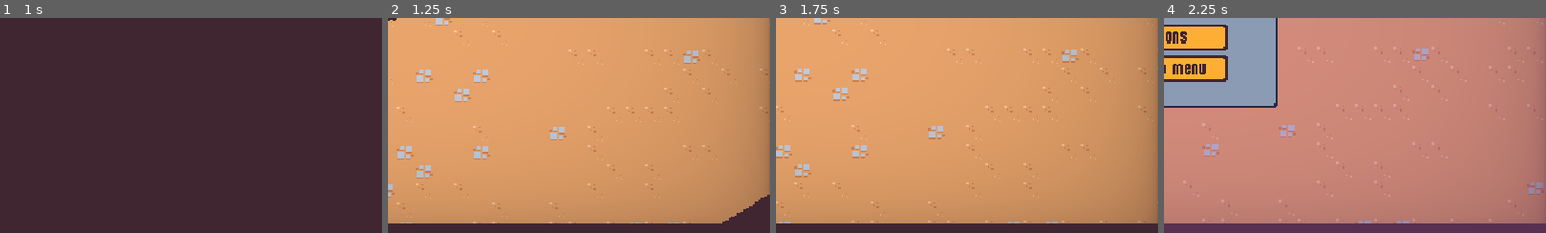
Above: before the commit, frames 1-4 (left to right).
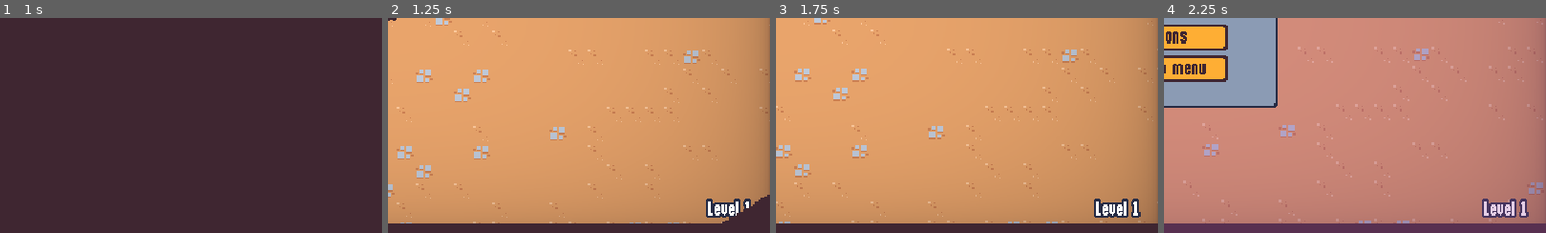
Above: after the commit, the same moments.

Repository: lluukinha/LucidDreamsSurvivor
Game: Godot game, scene res://scenes/ui/main_menu.tscn
Two runs of this game, one before a commit and one after it. Both use one fixed random seed, a clock stepped at 60 frames per second and the inputs below.
Inputs (mouse positions are % of the whole screen's width and height, from its top left):
- Up to frame 1 (1 s): click "Play" at 0.5 s
- Up to frame 2 (1.25 s): no input
- Up to frame 3 (1.75 s): tap Enter (confirm) at 1.25 s; move the mouse to (72, 45) at 1.27 s; hold D (move_right) from 1.28 s (still down); hold Enter (confirm) from 1.28 s (still down); click (72, 45) at 1.42 s
- Up to frame 4 (2.25 s): move the mouse to (30, 55) at 2.02 s; release D (move_right) at 2.03 s; release Enter (confirm) at 2.03 s; hold Down (move_down) from 2.03 s (still down); tap Enter (confirm) at 2.1 s
The pictures show only the part of the screen within x 50-100%, y 50-100%; the shares and areas given below are measured in that part.

Frame 1 is identical in both runs. In frame 2, 0.7% of the frame differs, in the area x 83-95%, y 84-93%; in frame 3, 0.9%, in the area x 83-96%, y 84-93%; in frame 4, 0.9%.

Commit message:
animation on win

Diff:
--- a/scenes/game_objects/basic_enemy/basic_enemy.gd
+++ b/scenes/game_objects/basic_enemy/basic_enemy.gd
@@ -19,3 +19,7 @@
 
 func on_hit():
 	$HitRandomAudioPlayerComponent.play_random()
+
+
+func die():
+	$HealthComponent.die()
--- a/scenes/game_objects/basic_enemy/basic_enemy.tscn
+++ b/scenes/game_objects/basic_enemy/basic_enemy.tscn
@@ -118,7 +118,6 @@
 sprite = NodePath("../Visuals/Sprite2D")
 
 [node name="HitRandomAudioPlayerComponent" parent="." instance=ExtResource("11_6ruyp")]
-max_distance = 300.0
 streams = Array[AudioStream]([ExtResource("10_w0xd6"), ExtResource("12_q0ryq"), ExtResource("13_l427d"), ExtResource("14_voa8a"), ExtResource("15_8heky")])
 
 [node name="HurtboxComponent" parent="." node_paths=PackedStringArray("health_component") instance=ExtResource("4_u8fqm")]
--- a/scenes/game_objects/experience_vial/experience_vial.gd
+++ b/scenes/game_objects/experience_vial/experience_vial.gd
@@ -1,4 +1,5 @@
 extends Node2D
+class_name ExperienceVial
 
 @onready var collision_shape_2d = $Area2D/CollisionShape2D
 @onready var sprite = $Sprite2D
@@ -17,9 +18,12 @@
 	global_position = start_position.lerp(player.global_position, percent)
 	var target_rotation = direction_from_start.angle() + deg_to_rad(90)
 	rotation = lerp_angle(rotation, target_rotation, 1 - exp(-2 * get_process_delta_time()))
+	if player.global_position == global_position:
+		collect()
 
 
 func collect():
+	$RandomStreamPlayer2DComponent.play_random()
 	GameEvents.emit_experience_vial_collected(1)
 	queue_free()
 
@@ -27,15 +31,15 @@
 func disable_collision():
 	collision_shape_2d.disabled = true
 
-
-func on_area_entered(_other_area: Area2D):
+func collect_vial(duration = .5):
 	Callable(disable_collision).call_deferred()
 
 	var tween = create_tween()
 	tween.set_parallel()
-	tween.tween_method(tween_collect.bind(global_position), 0.0, 1.0, .5).set_ease(Tween.EASE_IN).set_trans(Tween.TRANS_BACK)
-	tween.tween_property(sprite, "scale", Vector2.ZERO, .05).set_delay(.45)
+	tween.tween_method(tween_collect.bind(global_position), 0.0, 1.0, duration).set_ease(Tween.EASE_IN).set_trans(Tween.TRANS_BACK)
+	tween.tween_property(sprite, "scale", Vector2.ZERO, .05).set_delay(duration + .5)
 	tween.chain()
-	tween.tween_callback(collect)
 
-	$RandomStreamPlayer2DComponent.play_random()
+
+func on_area_entered(_other_area: Area2D):
+	collect_vial()
--- a/scenes/game_objects/experience_vial/experience_vial.tscn
+++ b/scenes/game_objects/experience_vial/experience_vial.tscn
@@ -12,7 +12,7 @@
 [sub_resource type="CircleShape2D" id="CircleShape2D_ey6mw"]
 radius = 16.0
 
-[node name="ExperienceVial" type="Node2D"]
+[node name="ExperienceVial" type="Node2D" groups=["experience"]]
 script = ExtResource("1_g2h5w")
 
 [node name="RandomStreamPlayer2DComponent" parent="." instance=ExtResource("3_r4y2o")]
--- a/scenes/game_objects/player/player.gd
+++ b/scenes/game_objects/player/player.gd
@@ -11,6 +11,7 @@
 
 var number_colliding_bodies = 0;
 var base_speed = 0
+var can_move = true
 
 
 func _ready():
@@ -26,11 +27,12 @@
 
 func _process(_delta):
 	var movement_vector = get_movement_vector()
-	var direction = movement_vector.normalized()
-	velocity_component.accelerate_in_direction(direction)
-	velocity_component.move(self)
+	if can_move:
+		var direction = movement_vector.normalized()
+		velocity_component.accelerate_in_direction(direction)
+		velocity_component.move(self)
 
-	if movement_vector.x != 0 || movement_vector.y != 0:
+	if can_move && (movement_vector.x != 0 || movement_vector.y != 0):
 		animation_player.play("walk")
 	else:
 		animation_player.play("RESET")
--- a/scenes/game_objects/wizard_enemy/wizard_enemy.gd
+++ b/scenes/game_objects/wizard_enemy/wizard_enemy.gd
@@ -29,3 +29,7 @@
 
 func on_hit():
 	$HitRandomAudioPlayerComponent.play_random()
+
+
+func die():
+	$HealthComponent.die()
--- a/scenes/game_objects/wizard_enemy/wizard_enemy.tscn
+++ b/scenes/game_objects/wizard_enemy/wizard_enemy.tscn
@@ -163,7 +163,6 @@
 sprite = NodePath("../Visuals/Sprite2D")
 
 [node name="HitRandomAudioPlayerComponent" parent="." instance=ExtResource("8_x2fgt")]
-max_distance = 300.0
 streams = Array[AudioStream]([ExtResource("9_24u04"), ExtResource("10_aqydx"), ExtResource("11_cf7up"), ExtResource("12_s5y7m"), ExtResource("13_e08l5")])
 
 [node name="HurtboxComponent" parent="." node_paths=PackedStringArray("health_component") instance=ExtResource("4_d41eq")]
--- a/scenes/main/main.gd
+++ b/scenes/main/main.gd
@@ -2,10 +2,16 @@
 
 @export var end_screen_scene: PackedScene
 
+@onready var arena_time_manager = $ArenaTimeManager
+@onready var player = %Player
+
+
 var pause_menu_scene = preload("res://scenes/ui/pause_menu.tscn")
 
+
 func _ready():
-	(%Player.health_component as HealthComponent).died.connect(on_player_died)
+	(player.health_component as HealthComponent).died.connect(on_player_died)
+	arena_time_manager.arena_timeout.connect(on_arena_timeout)
 
 
 func _unhandled_input(event):
@@ -15,7 +21,35 @@
 
 
 func on_player_died():
-	var end_screen_instance = end_screen_scene.instantiate()
+	var end_screen_instance = end_screen_scene.instantiate() as EndScreen
 	add_child(end_screen_instance)
 	end_screen_instance.set_defeat()
 	MetaProgression.save()
+
+
+func on_arena_timeout():
+	player.can_move = false
+	MusicPlayer.stop()
+	get_tree().call_group("enemy", "die")
+	$EnemyManager.can_spawn = false
+	$UpgradeManager.can_level_up = false
+	(arena_time_manager.timer as Timer).stop()
+	collect_all_and_finish()
+
+
+func collect_all_and_finish():
+	var vials = get_tree().get_nodes_in_group("experience") as Array[ExperienceVial]
+	if vials.is_empty():
+		show_victory_screen()
+	else:
+		for vial in vials:
+			vial.collect_vial(1.0)
+		await get_tree().create_timer(1.0).timeout
+		collect_all_and_finish()
+
+
+func show_victory_screen():
+	var end_screen_instance = end_screen_scene.instantiate() as EndScreen
+	add_child(end_screen_instance)
+	end_screen_instance.play_jingle(false)
+	MetaProgression.save()
--- a/scenes/main/main.tscn
+++ b/scenes/main/main.tscn
@@ -26,6 +26,7 @@
 experience_manager = NodePath("../ExperienceManager")
 
 [node name="ArenaTimeManager" parent="." instance=ExtResource("2_jiskq")]
+arena_time_in_seconds = 30.0
 
 [node name="EnemyManager" parent="." node_paths=PackedStringArray("arena_time_manager") instance=ExtResource("1_pyhgb")]
 arena_time_manager = NodePath("../ArenaTimeManager")
--- a/scenes/managers/arena_time_manager.gd
+++ b/scenes/managers/arena_time_manager.gd
@@ -1,16 +1,20 @@
 extends Node
 
 signal arena_difficulty_increased(arena_difficulty: int)
+signal arena_timeout
 
 const DIFFICULTY_INTERVAL = 5
 
 @export var end_screen_scene: PackedScene
+@export var arena_time_in_seconds: float = 600
 
 @onready var timer = $Timer
 
 var arena_difficulty: int = 0
 
 func _ready():
+	timer.set_wait_time(arena_time_in_seconds)
+	timer.start()
 	timer.timeout.connect(on_timer_timeout)
 
 
@@ -26,7 +30,4 @@
 
 
 func on_timer_timeout():
-	var end_screen_instance = end_screen_scene.instantiate() as EndScreen
-	add_child(end_screen_instance)
-	end_screen_instance.play_jingle(false)
-	MetaProgression.save()
+	arena_timeout.emit()
--- a/scenes/managers/arena_time_manager.tscn
+++ b/scenes/managers/arena_time_manager.tscn
@@ -8,5 +8,3 @@
 end_screen_scene = ExtResource("2_jo2en")
 
 [node name="Timer" type="Timer" parent="."]
-wait_time = 600.0
-autostart = true
--- a/scenes/managers/enemy_manager.gd
+++ b/scenes/managers/enemy_manager.gd
@@ -10,6 +10,7 @@
 
 var base_spawn_time = 0
 var enemies_table = WeightedTable.new()
+var can_spawn = true
 
 
 func _ready():
@@ -44,6 +45,9 @@
 
 
 func on_timer_timeout():
+	if !can_spawn:
+		return
+
 	timer.start()
 
 	var enemy_scene = enemies_table.pick_item() as PackedScene
--- a/scenes/managers/upgrade_manager.gd
+++ b/scenes/managers/upgrade_manager.gd
@@ -5,6 +5,7 @@
 
 var current_upgrades = {}
 var upgrade_pool: WeightedTable = WeightedTable.new()
+var can_level_up = true
 
 var upgrade_axe = preload("res://resources/upgrades/axe.tres")
 var upgrade_axe_damage = preload("res://resources/upgrades/axe_damage.tres")
@@ -46,7 +47,7 @@
 
 func pick_upgrades():
 	var chosen_upgrades: Array[AbilityUpgrade] = []
-	for i in 2:
+	for i in 3:
 		if upgrade_pool.items.size() == chosen_upgrades.size():
 			break
 		var chosen_upgrade = upgrade_pool.pick_item(chosen_upgrades)
@@ -60,6 +61,8 @@
 
 
 func on_level_up(_new_level: int):
+	if !can_level_up:
+		return
 	var upgrade_screen_instance = upgrade_screen_scene.instantiate()
 	add_child(upgrade_screen_instance)
 	var chosen_upgrades = pick_upgrades()
--- a/scenes/ui/experience_bar.gd
+++ b/scenes/ui/experience_bar.gd
@@ -1,13 +1,16 @@
 extends CanvasLayer
 
 @export var experience_manager: ExperienceManager
-@onready var progress_bar = $MarginContainer/ProgressBar
+@onready var progress_bar = $MarginContainer/VBoxContainer/ProgressBar
+@onready var label = %Label
 
 
 func _ready():
 	progress_bar.value = 0
+	label.text = tr("level") + " " + str(experience_manager.current_level)
 	experience_manager.experience_updated.connect(on_experience_updated)
 
 
 func on_experience_updated(current: float, target: float):
 	progress_bar.value = current / target
+	label.text = tr("level") + " " + str(experience_manager.current_level)
--- a/scenes/ui/experience_bar.tscn
+++ b/scenes/ui/experience_bar.tscn
@@ -21,7 +21,22 @@
 grow_vertical = 2
 mouse_filter = 2
 
-[node name="ProgressBar" type="ProgressBar" parent="MarginContainer"]
+[node name="VBoxContainer" type="VBoxContainer" parent="MarginContainer"]
+layout_mode = 2
+size_flags_vertical = 8
+
+[node name="MarginContainer" type="MarginContainer" parent="MarginContainer/VBoxContainer"]
+layout_mode = 2
+theme_override_constants/margin_right = 16
+
+[node name="Label" type="Label" parent="MarginContainer/VBoxContainer/MarginContainer"]
+unique_name_in_owner = true
+layout_mode = 2
+theme_type_variation = &"BlueOutlineLabel"
+text = "Level: "
+horizontal_alignment = 2
+
+[node name="ProgressBar" type="ProgressBar" parent="MarginContainer/VBoxContainer"]
 custom_minimum_size = Vector2(0, 8)
 layout_mode = 2
 size_flags_vertical = 8
--- a/translations.csv
+++ b/translations.csv
@@ -32,3 +32,4 @@
 defeat_description,You lost!,Voce perdeu
 end_screen_restart_button,Restart,Reiniciar
 end_screen_quit_button,Quit,Sair
+level,Level,Nivel
Binary file changed: translations.en.translation
Binary file changed: translations.pt.translation
Not shown, added: .DS_Store
